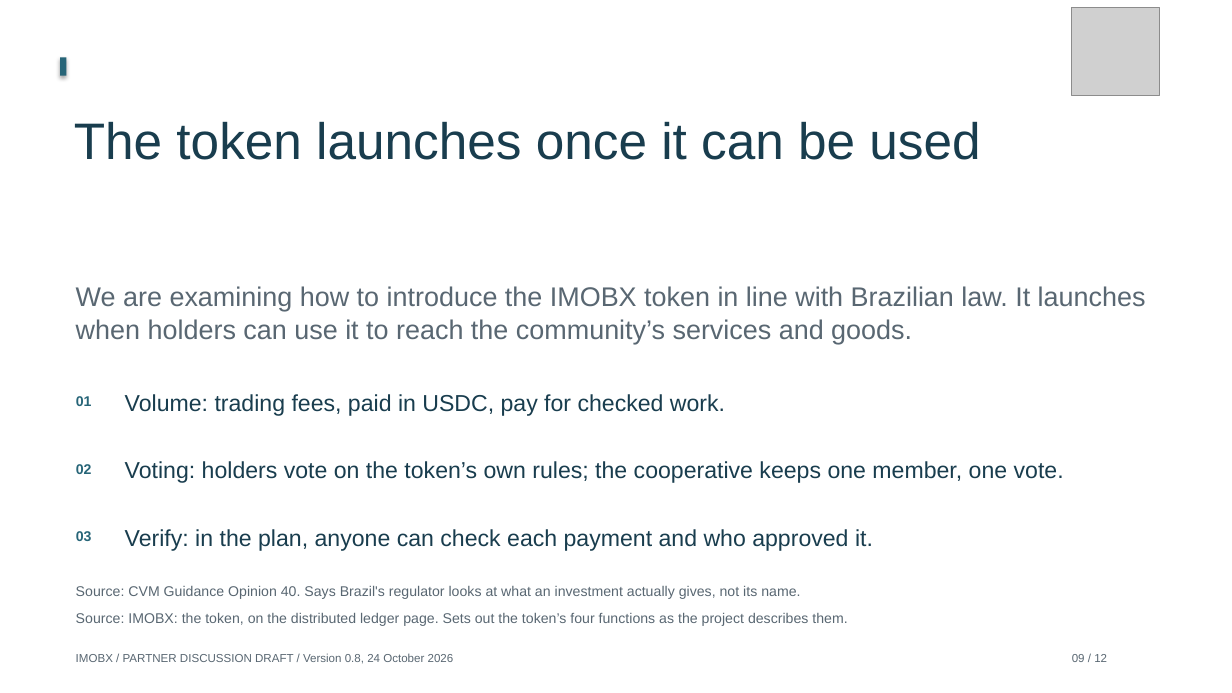
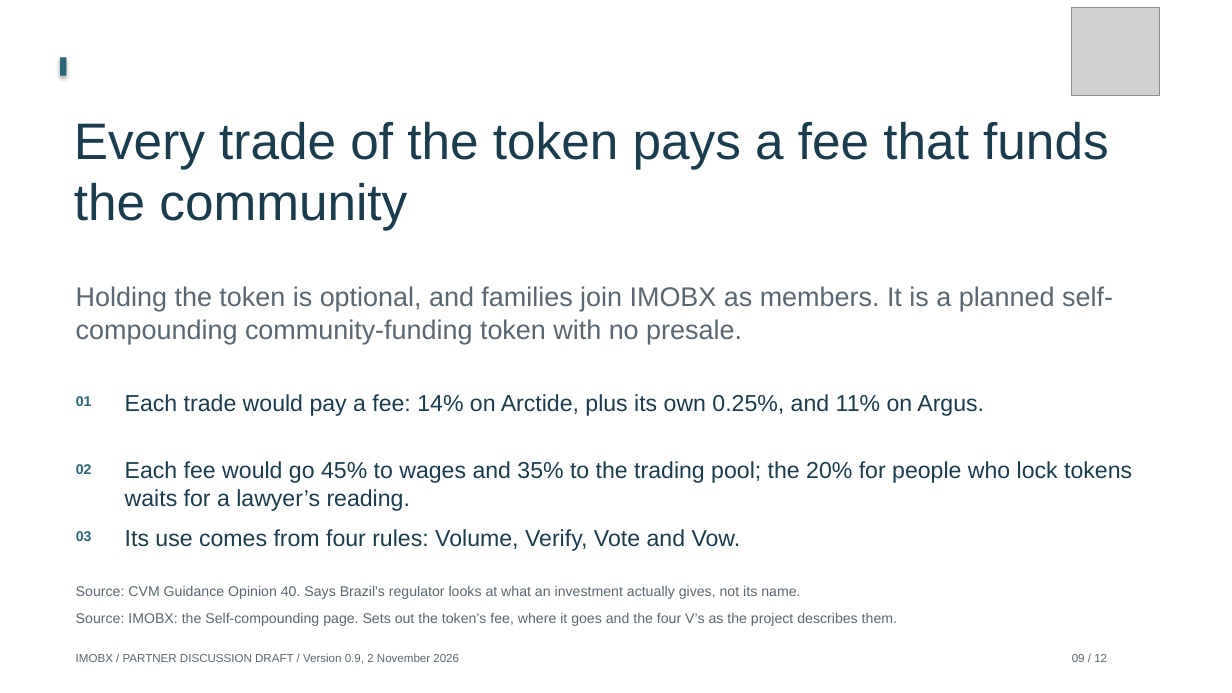
Before and after one commit to Siah-kin/imobx-website, a slide deck: slide 9 of pitchdeck.pptx. Drawn at 1232x693 pixels with LibreOffice and Linux fonts; fonts in the diff are those of the drawing; grey boxes stand for pictures. Boxes give left, top, right and bottom in pixels: in the first picture for what was removed or moved away, otherwise in the second. Text is boxed around its words. In the diff, an @@ line names an element or a change of style, - is before the commit and + after.

```diff
--- a/pitchdeck.pptx
+++ b/pitchdeck.pptx
@@ text at [74, 121, 1109, 231]: text changed @@
-The token launches once it can be used
+Every trade of the token pays a fee that funds the community
@@ text at [76, 286, 1113, 344]: text changed @@
-We are examining how to introduce the IMOBX token in line with Brazilian law. It launches when holders can use it to reach the community’s services and goods.
+Holding the token is optional, and families join IMOBX as members. It is a planned self-compounding community-funding token with no presale.
@@ text at [125, 394, 984, 416]: text changed @@
-Volume: trading fees, paid in USDC, pay for checked work.
+Each trade would pay a fee: 14% on Arctide, plus its own 0.25%, and 11% on Argus.
@@ text at [125, 461, 1132, 511]: text changed @@
-Voting: holders vote on the token’s own rules; the cooperative keeps one member, one vote.
+Each fee would go 45% to wages and 35% to the trading pool; the 20% for people who lock tokens waits for a lawyer’s reading.
@@ text at [125, 529, 741, 551]: text changed @@
-Verify: in the plan, anyone can check each payment and who approved it.
+Its use comes from four rules: Volume, Verify, Vote and Vow.
@@ text at [76, 613, 897, 626]: text changed @@
-Source: IMOBX: the token, on the distributed ledger page. Sets out the token’s four functions as the project describes them.
+Source: IMOBX: the Self-compounding page. Sets out the token’s fee, where it goes and the four V’s as the project describes them.
@@ text at [76, 653, 459, 664]: text changed @@
-IMOBX / PARTNER DISCUSSION DRAFT / Version 0.8, 24 October 2026
+IMOBX / PARTNER DISCUSSION DRAFT / Version 0.9, 2 November 2026
```
Also in this commit, not shown: 11 other slides changed, 42 other files.
